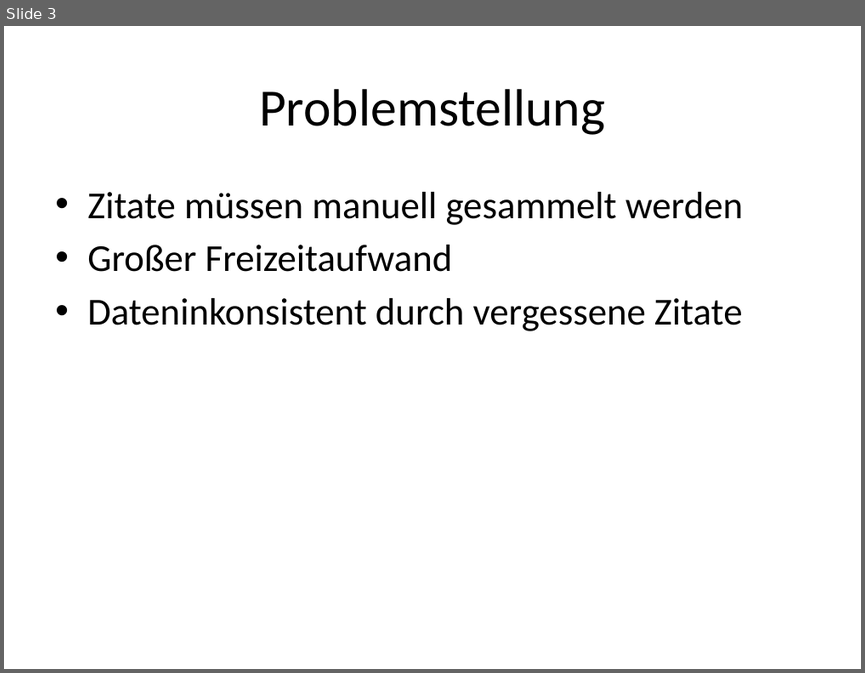
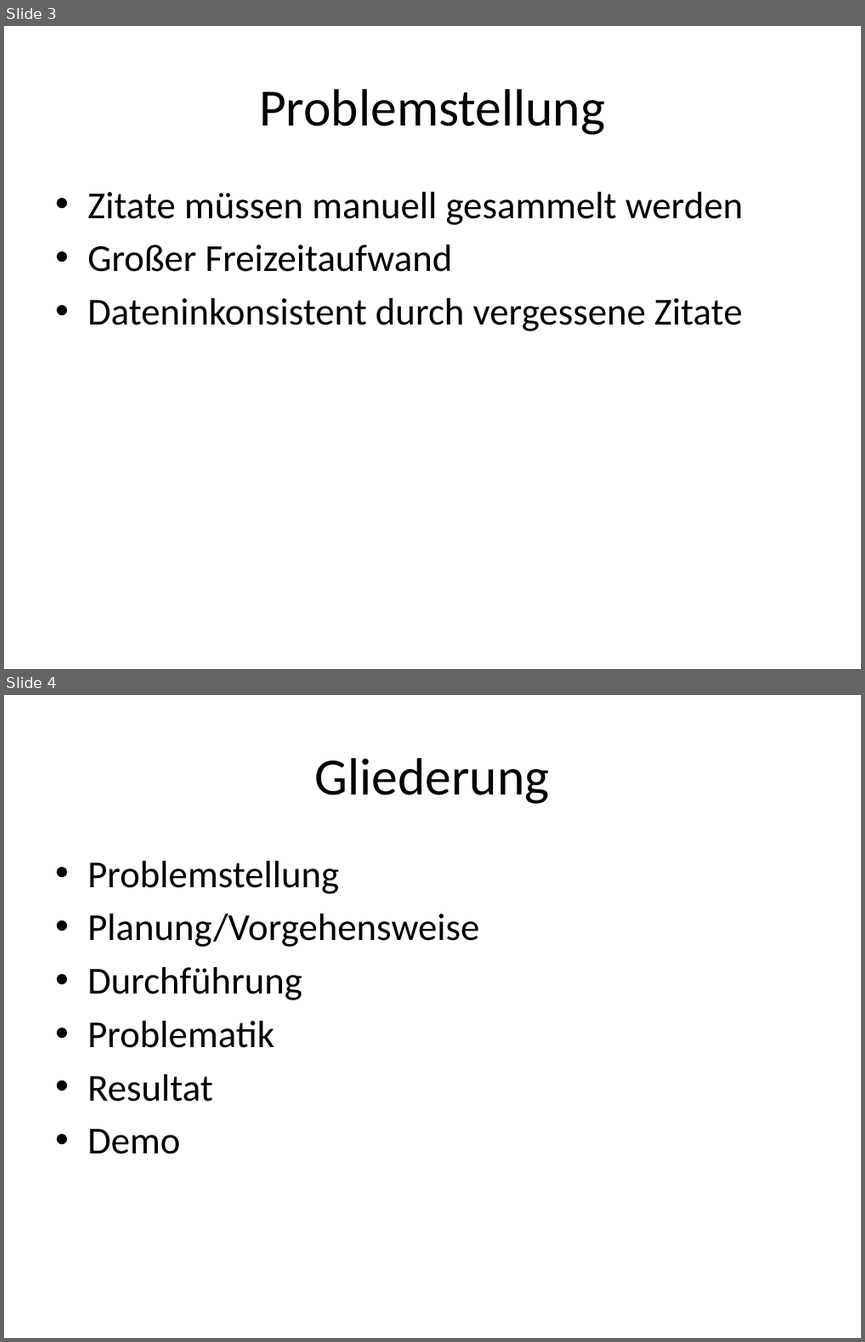
Before and after one commit to SanctumDesert/ZitateSammler, a slide deck: Zitatesammlung.pptx. Shown one above the other, each under a label of ours: slide 3 before the commit, slides 3 and 4 after it. The pictures are 865x673 and 865x1342 pixels, drawn with LibreOffice and Linux fonts; fonts in the diff are those of the drawing. Boxes give left, top, right and bottom in pixels: in the first picture for what was removed or moved away, otherwise in the second. Text is boxed around its words. In the diff, an @@ line names an element or a change of style, - is before the commit and + after.

```diff
--- a/Zitatesammlung.pptx
+++ b/Zitatesammlung.pptx
@@ slide 4 added at (4, 695, 861, 1338), background #FFFFFF @@
@@ title added at (315, 758, 550, 804), 44 pt, text #000000 @@
+Gliederung
@@ text added at (87, 861, 479, 1154), 32 pt, text #000000 @@
+• Problemstellung
+• Planung/Vorgehensweise
+• Durchführung
+• Problematik
+• Resultat
+• Demo
```
Also in this commit, not shown: 1 slide changed, 12 other slides added.
